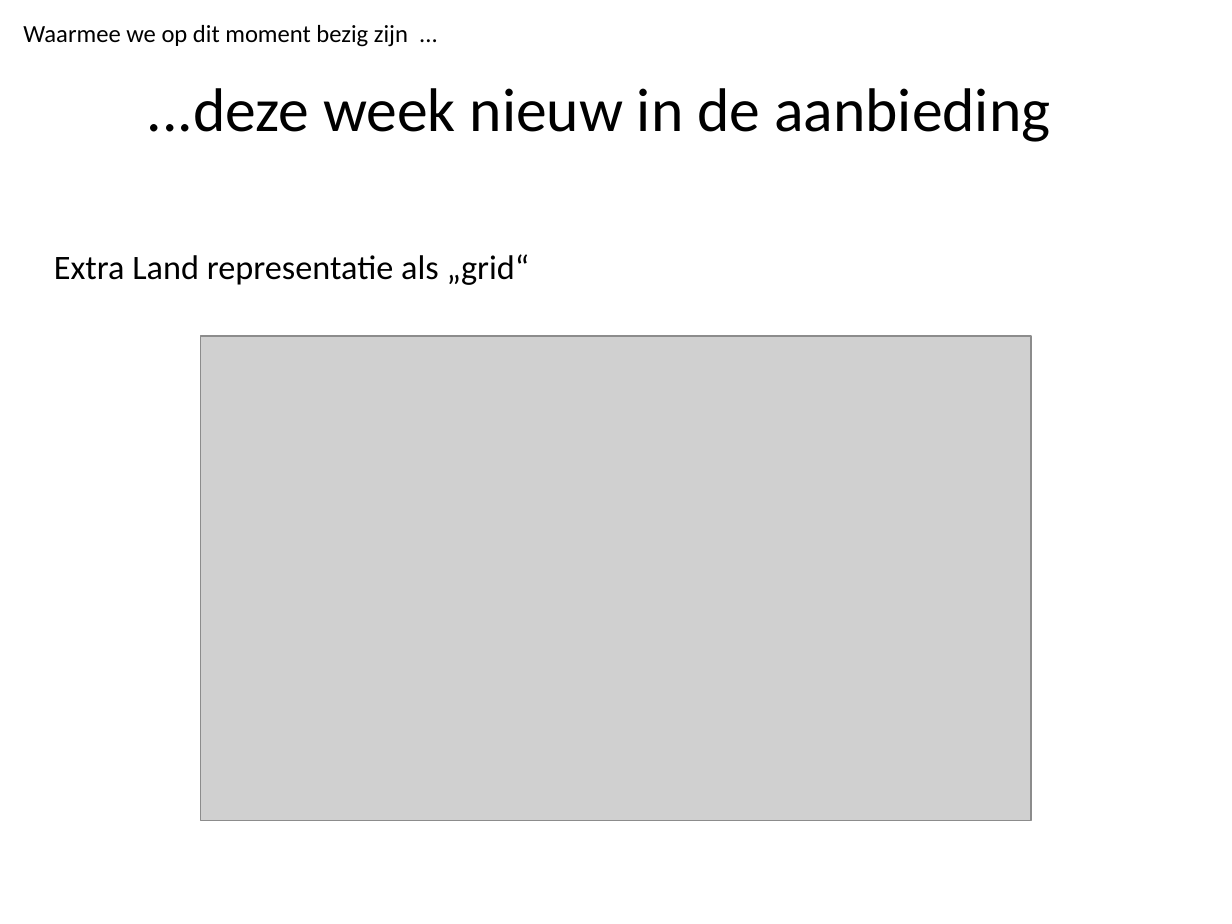
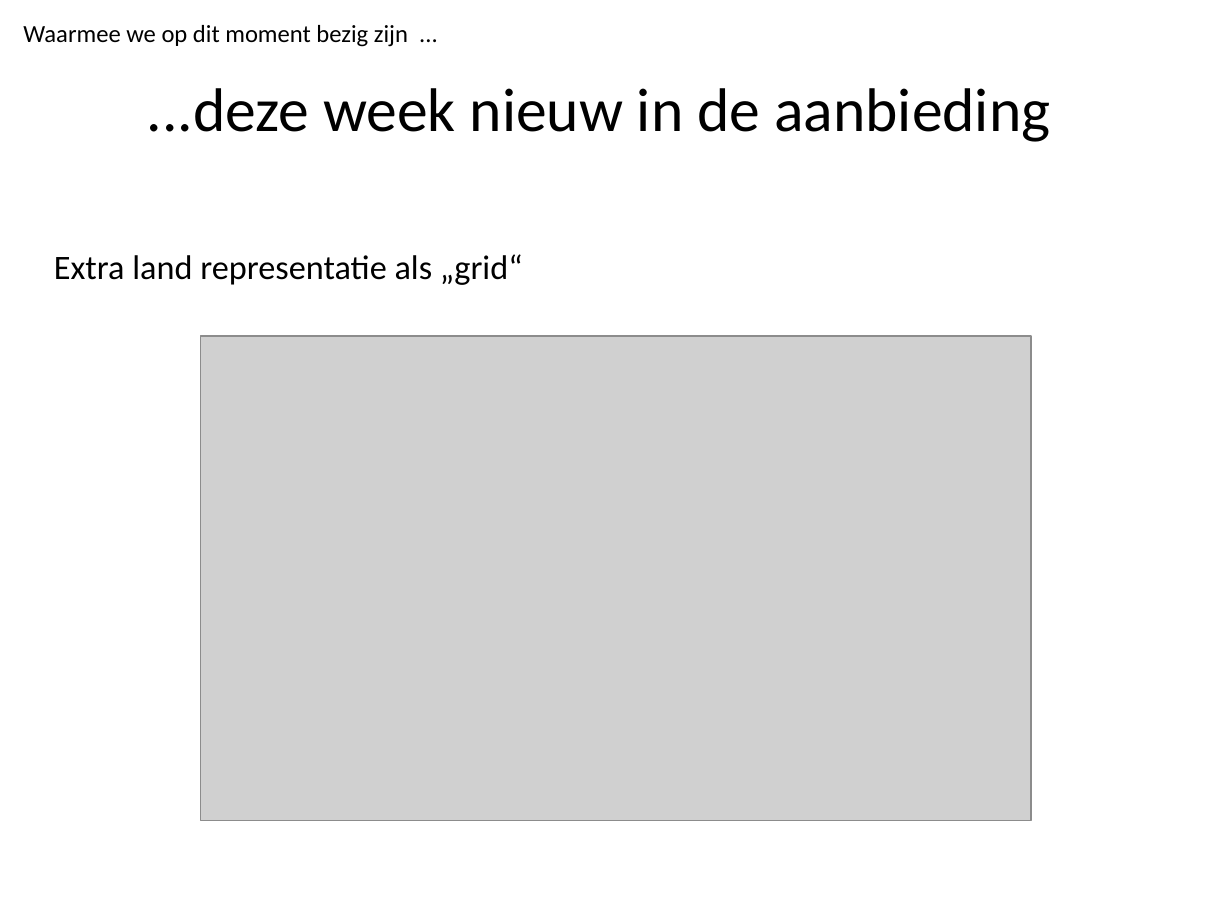
Before and after one commit to Duncannn/ProgrammeerTheorie, a slide deck: slide 18 of docs/Amstelhaege.pptx (slide 20 before the commit). Drawn at 1232x924 pixels with LibreOffice and Linux fonts; fonts in the diff are those of the drawing; grey boxes stand for pictures; background and template pictures are left out. Boxes give left, top, right and bottom in pixels: in the first picture for what was removed or moved away, otherwise in the second. Text is boxed around its words. In the diff, an @@ line names an element or a change of style, - is before the commit and + after.

```diff
--- a/docs/Amstelhaege.pptx
+++ b/docs/Amstelhaege.pptx
@@ text at bbox=[54, 254, 523, 285]: text changed @@
-Extra Land representatie als „grid“
+Extra land representatie als „grid“
```
Also in this commit, not shown: 4 other slides changed.
